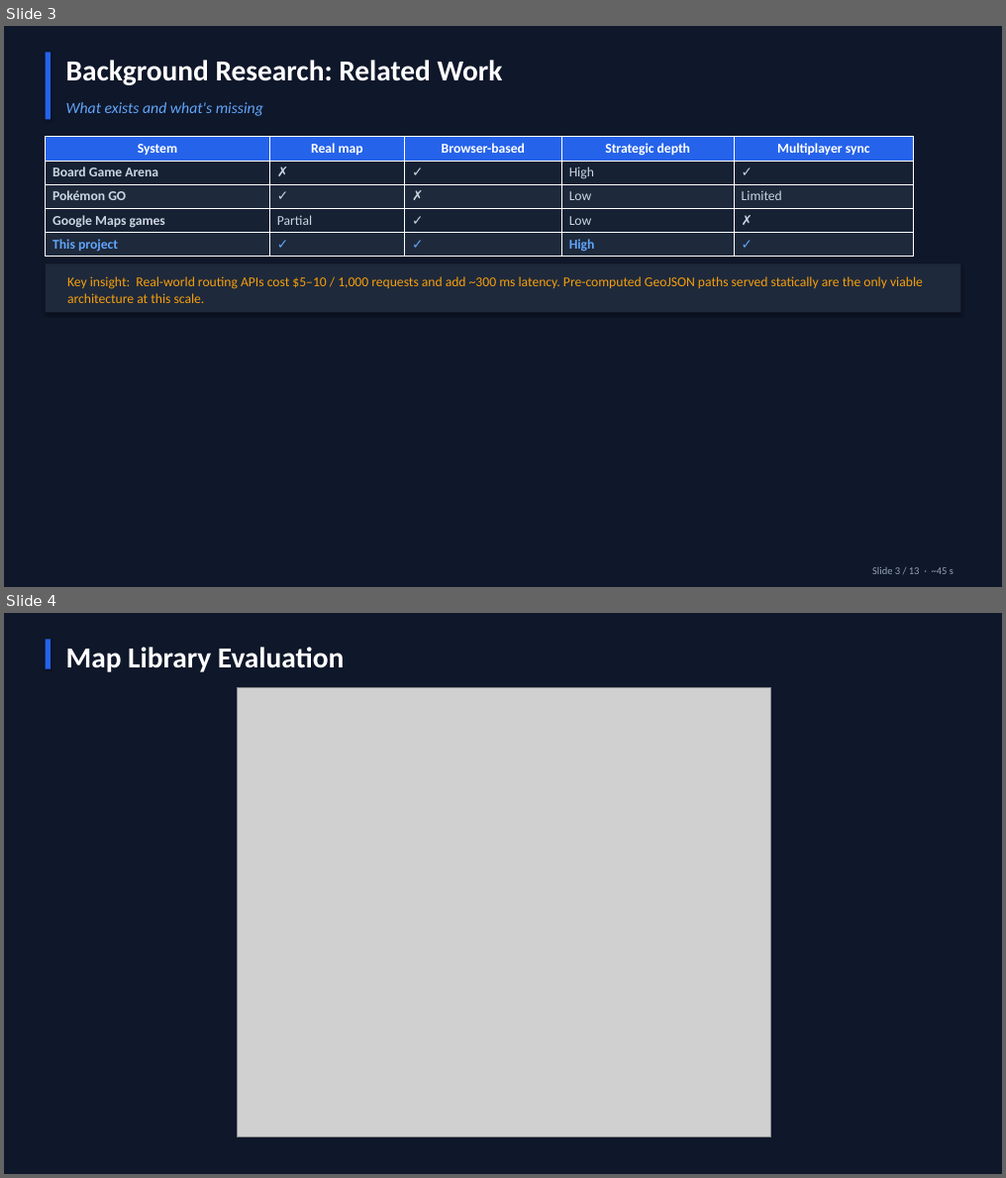
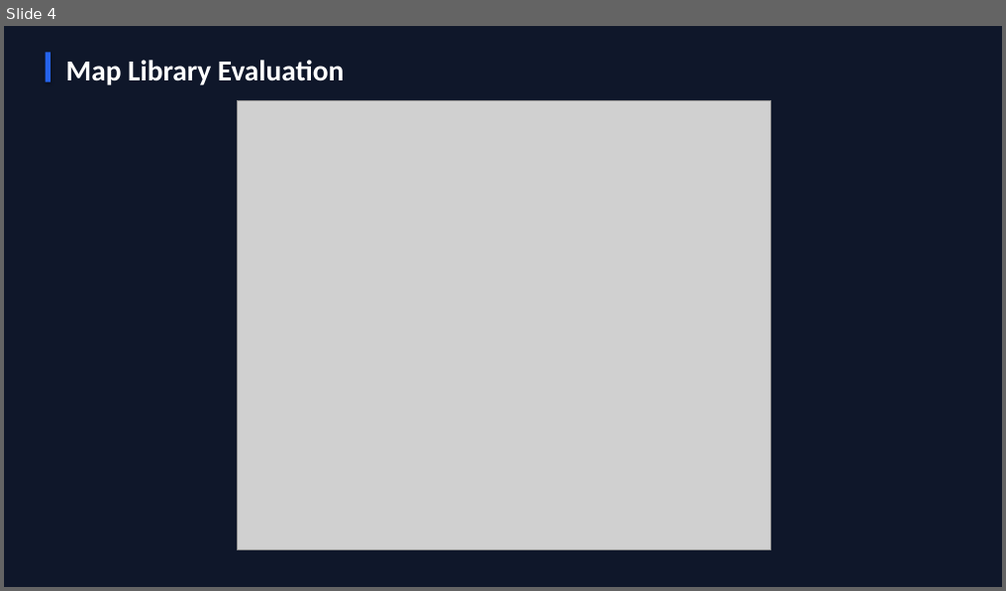
Before and after one commit to Ming-Bao/Scotland-Yard, a slide deck: documentation/presentation/presentation.pptx. Shown one above the other, each under a label of ours: slides 3 and 4 before the commit, slide 4 after it. The pictures are 1006x1178 and 1006x591 pixels, drawn with LibreOffice and Linux fonts; fonts in the diff are those of the drawing; grey boxes stand for pictures. Boxes give left, top, right and bottom in pixels: in the first picture for what was removed or moved away, otherwise in the second. Text is boxed around its words. In the diff, an @@ line names an element or a change of style, - is before the commit and + after.

```diff
--- a/documentation/presentation/presentation.pptx
+++ b/documentation/presentation/presentation.pptx
@@ slide 3 removed at <box>4,26,1002,587</box>, background #0F172A @@
@@ rectangle removed at <box>46,52,51,120</box> @@
@@ text removed at <box>66,60,503,85</box> @@
-Background Research: Related Work
@@ text removed at <box>66,102,263,116</box> @@
-What exists and what's missing
@@ table removed at <box>46,137,914,257</box>, 5 rows, 5 columns @@
-System | Real map | Browser-based | Strategic depth | Multiplayer sync
-Board Game Arena | ✗ | ✓ | High | ✓
-Pokémon GO | ✓ | ✗ | Low | Limited
-Google Maps games | Partial | ✓ | Low | ✗
-This project | ✓ | ✓ | High | ✓
@@ rectangle removed at <box>46,264,960,313</box> @@
@@ text removed at <box>67,276,923,303</box> @@
-Key insight: Real-world routing APIs cost $5–10 / 1,000 requests and add ~300 ms latency. Pre-computed GeoJSON paths served statically are the only viable architecture at this scale.
@@ text removed at <box>872,568,953,574</box> @@
-Slide 3 / 13 · ~45 s
```
Also in this commit, not shown: 6 slides changed, 3 slides added, 2 other slides removed, 1 other file.
